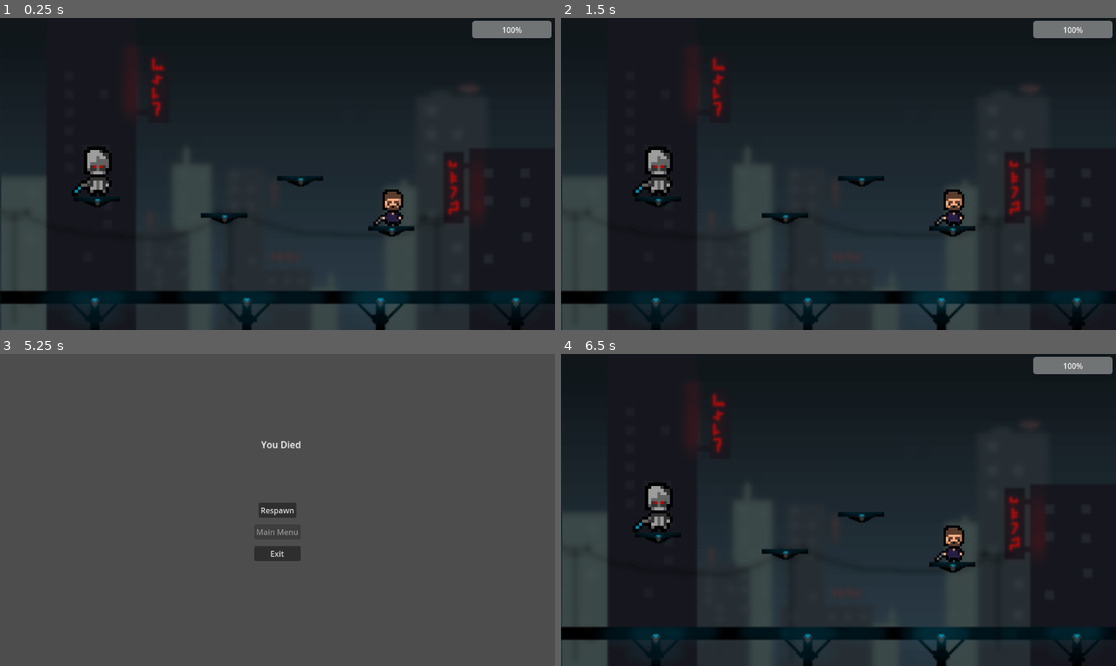
Above: before the commit, frames 1-4 (two rows, left to right).
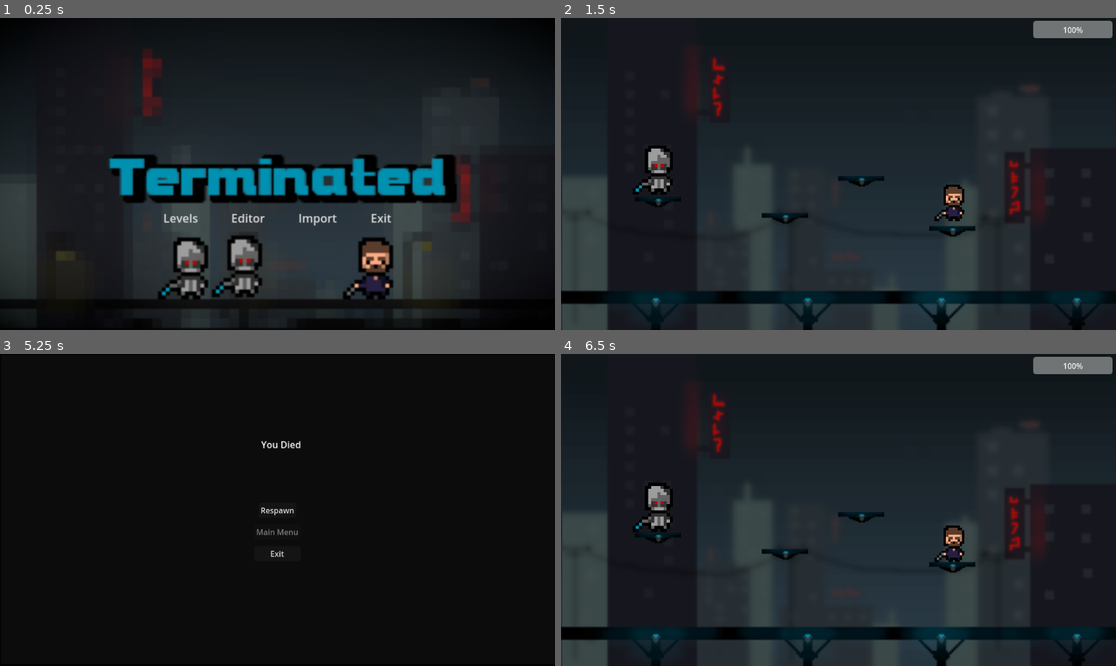
Above: after the commit, the same moments.

Repository: BadNerd/Terminated
Game: Godot game, scene res://UI/Main Menu.tscn
The game is run twice, just before and just after one commit, with the same random seed, the same clock (stepped at 60 frames per second) and the same inputs. Before the commit the project starts from res://Level0.tscn.
Inputs (mouse positions are in pixels of both pictures, inside the frame that each line leads up to; where the layout moved, square brackets give the same spot in the first picture):
- Up to frame 1 (0.25 s): no input
- Up to frame 2 (1.5 s): click (649, 170) at 0.52 s; click (744, 217) at 1.25 s, where only the run after the commit has a clickable "Levels"
- Up to frame 3 (5.25 s): click (88, 519) [88, 506] at 2 s; click (88, 494) at 2.77 s; tap Enter (ui_accept) at 3.5, 3.77, 4.52 s; move the mouse to (399, 494) at 3.52 s; press the mouse at (399, 494) at 3.53 s; hold Right (ui_right) 3.53-5.03 s; tap Middle mouse button (middle, bound only after the commit) at 3.8, 4.35 s; move the mouse to (166, 525) at 4.27 s; release the mouse at (166, 525) at 4.28 s; click (166, 525) at 4.55 s; move the mouse to (333, 441) at 5.02 s; press the mouse at (333, 441) at 5.03 s; hold Left (ui_left) from 5.03 s (still down)
- Up to frame 4 (6.5 s): tap Middle mouse button (middle, bound only after the commit) at 5.3 s; release Left (ui_left) at 5.75 s; release the mouse at (894, 441) at 5.75 s; click "Respawn" at 5.75 s

The runs differ from the first frame. In frame 1, 23% of the frame differs, in the area x 0-100%, y 0-100%; in frame 2, 0.6%; in frame 3, 100%; in frame 4, nothing differs.

Commit message:
Demo Done

Diff:
--- a/Game/Editor/Editor.gd
+++ b/Game/Editor/Editor.gd
@@ -1,7 +1,7 @@
 extends Control
 
 var obj = 2
-var objects = {enemies={}, platforms={}, player={"x"=0, "y"=0}}
+var objects = {enemies={}, platforms={}, player={"x"=0, "y"=0}, exit={"x"=0, "y"=0}}
 var p_count = 0
 var e_count = 0
 var cx = 0
@@ -11,36 +11,43 @@
 func _process(_delta):
 	$Player.position.x = objects["player"]["x"]
 	$Player.position.y = objects["player"]["y"]
+	$Exit.position.x = objects["exit"]["x"]
+	$Exit.position.y = objects["exit"]["y"]
 	if Input.is_action_pressed("ui_left"):
 		$BGS.translate(Vector2(5, 0))
-		position.x = $BGS.position.x
+		position.x = $BGS.position.x/10000000
 	if Input.is_action_pressed("ui_right"):
 		$BGS.translate(Vector2(-5, 0))
-		position.x = $BGS.position.x
+		position.x = $BGS.position.x/10000000
 
 func _unhandled_input(event):
+	if event.is_action_pressed("ui_cancel"):
+		get_tree().change_scene_to_file("res://UI/Main Menu.tscn")
 	if event.is_action_pressed("ui_rightclick"):
 		objects["player"]["x"] = make_canvas_position_local(get_viewport().get_mouse_position()).x
 		objects["player"]["y"] = make_canvas_position_local(get_viewport().get_mouse_position()).y
+	if event.is_action_pressed("middle"):
+		objects["exit"]["x"] = make_canvas_position_local(get_viewport().get_mouse_position()).x
+		objects["exit"]["y"] = make_canvas_position_local(get_viewport().get_mouse_position()).y
 	if event.is_action_pressed("place"):
 		if obj == 1:
 			var clone = enemy.instantiate()
 			clone.editing = true
 			clone.position = get_global_mouse_position()
-			objects["enemies"][e_count] = {}
-			objects["enemies"][e_count]["x"]=clone.position.x
-			objects["enemies"][e_count]["y"]=clone.position.y
-			objects["enemies"][e_count]["shoots"]=int(clone.shoots)
-			e_count+=1
-			add_child(clone)
+			#objects["enemies"][e_count] = {}
+			#objects["enemies"][e_count]["x"]=clone.position.x
+			#objects["enemies"][e_count]["y"]=clone.position.y
+			#objects["enemies"][e_count]["shoots"]=int(clone.shoots)
+			#e_count+=1
+			$Enemies.add_child(clone)
 		elif obj == 2:
 			var clone = platform.instantiate()
 			clone.position = get_global_mouse_position()
-			objects["platforms"][p_count] = {}
-			objects["platforms"][p_count]["x"]=clone.position.x
-			objects["platforms"][p_count]["y"]=clone.position.y
-			print(objects["platforms"][p_count])
-			p_count+=1
+			#objects["platforms"][p_count] = {}
+			#objects["platforms"][p_count]["x"]=clone.position.x
+			#objects["platforms"][p_count]["y"]=clone.position.y
+			#print(objects["platforms"][p_count])
+			#p_count+=1
 			$Blocks.add_child(clone)
 
 func _on_terminator_pressed():
@@ -51,8 +58,26 @@
 	obj = 2
 	print(obj)
 
-func save_map():
+func save_map(map):
+	for clone in $Blocks.get_children():
+		objects["platforms"][p_count] = {}
+		objects["platforms"][p_count]["x"]=clone.position.x
+		objects["platforms"][p_count]["y"]=clone.position.y
+		print(objects["platforms"][p_count])
+		p_count+=1
+	for clone in $Enemies.get_children():
+		objects["enemies"][e_count] = {}
+		objects["enemies"][e_count]["x"]=clone.position.x
+		objects["enemies"][e_count]["y"]=clone.position.y
+		objects["enemies"][e_count]["shoots"]=int(clone.shoots)
+		e_count+=1
 	var json_data := JSON.stringify(objects)
-	var file_access := FileAccess.open("user://test.map", FileAccess.WRITE)
+	var file_access := FileAccess.open(map, FileAccess.WRITE)
 	file_access.store_line(json_data)
 	file_access.close()
+
+func _on_save_pressed():
+	$Camera2D/FileDialog.popup()
+
+func _on_file_dialog_file_selected(path):
+	save_map(path)
--- a/Game/Editor/Editor.tscn
+++ b/Game/Editor/Editor.tscn
@@ -6,6 +6,8 @@
 [ext_resource type="Texture2D" uid="uid://daxgep6i54i7n" path="res://Assets/TerminatorEnemyButton.png" id="2_j2nte"]
 [ext_resource type="PackedScene" uid="uid://bws8rm8ccbh50" path="res://Editor/Level.tscn" id="3_i2ay7"]
 [ext_resource type="PackedScene" uid="uid://qunr0qvamm83" path="res://Player/Player.tscn" id="5_dud7t"]
+
+[sub_resource type="BoxMesh" id="BoxMesh_1uxxw"]
 
 [node name="Editor" type="Control"]
 layout_mode = 3
@@ -18,15 +20,13 @@
 script = ExtResource("1_n6b47")
 metadata/_edit_use_anchors_ = true
 
-[node name="Level0" parent="." instance=ExtResource("3_i2ay7")]
+[node name="Level" parent="." instance=ExtResource("3_i2ay7")]
 visible = false
 editing = true
 
 [node name="Blocks" type="Node" parent="."]
 
-[node name="Player" parent="." instance=ExtResource("5_dud7t")]
-position = Vector2(880, 341)
-editing = true
+[node name="Enemies" type="Node" parent="."]
 
 [node name="BGS" type="Node2D" parent="."]
 
@@ -39,6 +39,15 @@
 position = Vector2(-605, 320)
 scale = Vector2(3.8, 3.8)
 texture = ExtResource("2_atdkf")
+
+[node name="Player" parent="." instance=ExtResource("5_dud7t")]
+position = Vector2(880, 341)
+editing = true
+
+[node name="Exit" type="MeshInstance2D" parent="."]
+position = Vector2(-1061.87, 260.875)
+scale = Vector2(49.7499, 121.75)
+mesh = SubResource("BoxMesh_1uxxw")
 
 [node name="Camera2D" type="Camera2D" parent="."]
 position = Vector2(-4, -5)
@@ -67,5 +76,19 @@
 layout_mode = 2
 icon = ExtResource("1_pih7n")
 
+[node name="Save" type="Button" parent="Camera2D"]
+offset_left = 1111.0
+offset_top = 612.0
+offset_right = 1155.0
+offset_bottom = 643.0
+text = "Save"
+
+[node name="FileDialog" type="FileDialog" parent="Camera2D"]
+initial_position = 2
+size = Vector2i(600, 400)
+access = 2
+
 [connection signal="pressed" from="Camera2D/ColorRect/HBoxContainer/Terminator" to="." method="_on_terminator_pressed"]
 [connection signal="pressed" from="Camera2D/ColorRect/HBoxContainer/Button" to="." method="_on_button_pressed"]
+[connection signal="pressed" from="Camera2D/Save" to="." method="_on_save_pressed"]
+[connection signal="file_selected" from="Camera2D/FileDialog" to="." method="_on_file_dialog_file_selected"]
--- /dev/null
+++ b/Game/Editor/LevelImport.tscn
@@ -0,0 +1,96 @@
+[gd_scene load_steps=9 format=3 uid="uid://tw8e7mp4hq38"]
+
+[ext_resource type="Script" path="res://Level0.gd" id="1_frfn7"]
+[ext_resource type="Texture2D" uid="uid://iyi2enag8n5w" path="res://Assets/FullBackground.png" id="2_q7ph6"]
+[ext_resource type="PackedScene" uid="uid://qunr0qvamm83" path="res://Player/Player.tscn" id="3_8w3hg"]
+
+[sub_resource type="RectangleShape2D" id="RectangleShape2D_f4b7u"]
+size = Vector2(1, 1)
+
+[sub_resource type="BoxMesh" id="BoxMesh_nyw4m"]
+
+[sub_resource type="RectangleShape2D" id="RectangleShape2D_xdcki"]
+size = Vector2(92, 827)
+
+[sub_resource type="BoxMesh" id="BoxMesh_cbmhu"]
+
+[sub_resource type="RectangleShape2D" id="RectangleShape2D_oo2ch"]
+size = Vector2(2335, 20)
+
+[node name="LevelImport" type="Node2D"]
+script = ExtResource("1_frfn7")
+import_json = true
+
+[node name="BG1" type="Sprite2D" parent="."]
+position = Vector2(575, 320)
+scale = Vector2(3.8, 3.8)
+texture = ExtResource("2_q7ph6")
+
+[node name="BG2" type="Sprite2D" parent="."]
+position = Vector2(-605, 320)
+scale = Vector2(3.8, 3.8)
+texture = ExtResource("2_q7ph6")
+
+[node name="Level" type="Node" parent="."]
+
+[node name="Platform" type="Node" parent="Level"]
+
+[node name="Enemies" type="Node" parent="Level"]
+
+[node name="Exit" type="Area2D" parent="Level"]
+position = Vector2(167, 0)
+
+[node name="CollisionShape2D" type="CollisionShape2D" parent="Level/Exit"]
+scale = Vector2(50, 120)
+shape = SubResource("RectangleShape2D_f4b7u")
+
+[node name="MeshInstance2D" type="MeshInstance2D" parent="Level/Exit"]
+scale = Vector2(50, 120)
+mesh = SubResource("BoxMesh_nyw4m")
+
+[node name="Borders" type="StaticBody2D" parent="Level"]
+
+[node name="CollisionShape2D" type="CollisionShape2D" parent="Level/Borders"]
+position = Vector2(-1171, 326)
+shape = SubResource("RectangleShape2D_xdcki")
+
+[node name="CollisionShape2D2" type="CollisionShape2D" parent="Level/Borders"]
+position = Vector2(1136, 334)
+shape = SubResource("RectangleShape2D_xdcki")
+
+[node name="Floor" type="Area2D" parent="Level"]
+position = Vector2(4, -77)
+
+[node name="MeshInstance2D" type="MeshInstance2D" parent="Level/Floor"]
+visible = false
+position = Vector2(573, 649.5)
+scale = Vector2(1156, 19)
+mesh = SubResource("BoxMesh_cbmhu")
+
+[node name="CollisionShape2D" type="CollisionShape2D" parent="Level/Floor"]
+position = Vector2(-14, 797)
+shape = SubResource("RectangleShape2D_oo2ch")
+
+[node name="Player" parent="." instance=ExtResource("3_8w3hg")]
+
+[node name="Camera2D" type="Camera2D" parent="."]
+anchor_mode = 0
+
+[node name="Bar" type="ProgressBar" parent="Camera2D"]
+offset_left = 980.0
+offset_top = 6.0
+offset_right = 1145.0
+offset_bottom = 42.0
+rounded = true
+
+[node name="FileDialog" type="FileDialog" parent="."]
+title = "Open a File"
+initial_position = 2
+size = Vector2i(600, 400)
+ok_button_text = "Open"
+file_mode = 0
+access = 2
+
+[connection signal="body_entered" from="Level/Exit" to="." method="_on_exit_body_entered"]
+[connection signal="body_entered" from="Level/Floor" to="." method="_on_floor_body_entered"]
+[connection signal="file_selected" from="FileDialog" to="." method="_on_file_dialog_file_selected"]
--- a/Game/Enemy/Enemy.gd
+++ b/Game/Enemy/Enemy.gd
@@ -37,5 +37,9 @@
 	$Timer.start()
 
 func _on_texture_button_pressed():
-	print(int(shoots))
-	shoots = not shoots
+	if editing:
+		print(int(shoots))
+		shoots = not shoots
+
+func _on_texture_button_2_pressed():
+	if editing: queue_free()
--- a/Game/Enemy/Enemy.tscn
+++ b/Game/Enemy/Enemy.tscn
@@ -41,12 +41,18 @@
 
 [node name="TextureButton" type="TextureButton" parent="."]
 offset_left = -177.0
+offset_top = -7.0
+offset_right = 110.0
+offset_bottom = 180.0
+
+[node name="TextureButton2" type="TextureButton" parent="."]
+offset_left = -177.0
 offset_top = -173.0
 offset_right = 110.0
-offset_bottom = 180.0
-button_mask = 2
+offset_bottom = 3.0
 
 [connection signal="body_entered" from="EnemyLeft" to="." method="_on_area_2d_body_entered"]
 [connection signal="body_entered" from="EnemyRight" to="." method="_on_area_2d_body_entered"]
 [connection signal="timeout" from="Timer" to="." method="_on_timer_timeout"]
 [connection signal="pressed" from="TextureButton" to="." method="_on_texture_button_pressed"]
+[connection signal="pressed" from="TextureButton2" to="." method="_on_texture_button_2_pressed"]
--- a/Game/Level0.gd
+++ b/Game/Level0.gd
@@ -3,7 +3,10 @@
 @export var level_end: int = -1223
 @export var import_json: bool = false
 @export var editing: bool = false
+var filename = null
 var r_preload = preload("res://Player/Rocket/Rocket.tscn")
+var p_preload = preload("res://UI/Platform.tscn")
+var e_preload = preload("res://Enemy/Enemy.tscn")
 
 func _input(event):
 	if event.is_action_pressed("rocket") and not editing:
@@ -25,6 +28,43 @@
 	if body.name == "Player":
 		$Player.health = 0
 
+func _ready():
+	if import_json:
+		$Player.editing = true
+		$FileDialog.popup()
+
 func _on_exit_body_entered(body):
 	if body.name == "Player":
+		if import_json:
+			Global.level = 10
 		Global.next_level()
+
+func _load(map, p):
+	if not FileAccess.file_exists(p):
+		return
+	var file_access := FileAccess.open(p, FileAccess.READ)
+	var json_data := file_access.get_line()
+	file_access.close()
+	var data: Dictionary = JSON.parse_string(json_data)
+	print(data)
+	for i in data["platforms"].values():
+		var clone = p_preload.instantiate()
+		clone.position.x = i["x"]
+		clone.position.y = i["y"]
+		$Level/Platform.add_child(clone)
+	for i in data["enemies"].values():
+		var clone = e_preload.instantiate()
+		clone.position.x = i["x"]
+		clone.position.y = i["y"]
+		clone.shoots = bool(i["shoots"])
+		$Level/Enemies.add_child(clone)
+	$Player.position.x = data["player"]["x"]
+	$Player.position.y = data["player"]["y"]
+	$Level/Exit.position.x = data["exit"]["x"]
+	$Level/Exit.position.y = data["exit"]["y"]
+
+func _on_file_dialog_file_selected(path):
+	Global.path = path
+	_load(self, path)
+	Global.level = 10
+	$Player.editing = false
--- a/Game/Player/Rocket/Rocket.gd
+++ b/Game/Player/Rocket/Rocket.gd
@@ -13,6 +13,9 @@
 	if "Enemy" in body.name:
 		body.queue_free()
 		queue_free()
+	if "Enemies" in body.get_parent().name:
+		body.queue_free()
+		queue_free()
 	if body.name == "Terminator Rocket":
 		body.queue_free()
 		queue_free()
--- a/Game/UI/Death.tscn
+++ b/Game/UI/Death.tscn
@@ -12,6 +12,14 @@
 grow_horizontal = 2
 grow_vertical = 2
 script = ExtResource("1_810m2")
+
+[node name="ColorRect" type="ColorRect" parent="."]
+layout_mode = 0
+offset_left = -574.0
+offset_top = -322.0
+offset_right = 576.0
+offset_bottom = 320.0
+color = Color(0.0470588, 0.0470588, 0.0470588, 1)
 
 [node name="Label" type="Label" parent="."]
 layout_mode = 1
--- /dev/null
+++ b/Game/UI/Main Menu.gd
@@ -0,0 +1,13 @@
+extends Control
+
+func _on_levels_pressed():
+	Global.teleport_level()
+
+func _on_editor_pressed():
+	get_tree().change_scene_to_file("res://Editor/Editor.tscn")
+
+func _on_exit_pressed():
+	get_tree().quit()
+
+func _on_import_pressed():
+	get_tree().change_scene_to_file("res://Editor/LevelImport.tscn")
--- /dev/null
+++ b/Game/UI/Main Menu.tscn
@@ -0,0 +1,66 @@
+[gd_scene load_steps=3 format=3 uid="uid://bme2utk10nxg6"]
+
+[ext_resource type="Script" path="res://UI/Main Menu.gd" id="1_bfd8g"]
+[ext_resource type="Texture2D" uid="uid://bgpipvne7ejx4" path="res://Assets/Title.png" id="1_cbcln"]
+
+[node name="Main Menu" type="Control"]
+layout_mode = 3
+anchors_preset = 8
+anchor_left = 0.5
+anchor_top = 0.5
+anchor_right = 0.5
+anchor_bottom = 0.5
+grow_horizontal = 2
+grow_vertical = 2
+script = ExtResource("1_bfd8g")
+
+[node name="Title" type="Sprite2D" parent="."]
+scale = Vector2(4, 4)
+texture = ExtResource("1_cbcln")
+
+[node name="HBoxContainer" type="HBoxContainer" parent="."]
+layout_mode = 0
+offset_left = -243.0
+offset_top = 62.0
+offset_right = 96.0
+offset_bottom = 102.0
+scale = Vector2(1.5, 1.5)
+
+[node name="Levels" type="Button" parent="HBoxContainer"]
+layout_mode = 2
+text = "Levels"
+flat = true
+
+[node name="Label" type="Label" parent="HBoxContainer"]
+layout_mode = 2
+text = "       "
+
+[node name="Editor" type="Button" parent="HBoxContainer"]
+layout_mode = 2
+text = "Editor
+"
+flat = true
+
+[node name="Label2" type="Label" parent="HBoxContainer"]
+layout_mode = 2
+text = "       "
+
+[node name="Import" type="Button" parent="HBoxContainer"]
+layout_mode = 2
+text = "Import
+"
+flat = true
+
+[node name="Label3" type="Label" parent="HBoxContainer"]
+layout_mode = 2
+text = "       "
+
+[node name="Exit" type="Button" parent="HBoxContainer"]
+layout_mode = 2
+text = "Exit"
+flat = true
+
+[connection signal="pressed" from="HBoxContainer/Levels" to="." method="_on_levels_pressed"]
+[connection signal="pressed" from="HBoxContainer/Editor" to="." method="_on_editor_pressed"]
+[connection signal="pressed" from="HBoxContainer/Import" to="." method="_on_import_pressed"]
+[connection signal="pressed" from="HBoxContainer/Exit" to="." method="_on_exit_pressed"]
--- a/Game/UI/Win.gd
+++ b/Game/UI/Win.gd
@@ -8,4 +8,7 @@
 	get_tree().quit()
 
 func _on_texture_button_pressed():
-	print("This was taken from the internet!")
+	pass
+
+func _on_main_menu_pressed():
+	get_tree().change_scene_to_file("res://UI/Main Menu.tscn")
--- a/Game/UI/Win.tscn
+++ b/Game/UI/Win.tscn
@@ -40,13 +40,28 @@
 anchor_top = 0.5
 anchor_right = 0.5
 anchor_bottom = 0.5
-offset_left = -30.0
+offset_left = -73.0
 offset_top = -15.5
-offset_right = 30.0
+offset_right = 77.0
 offset_bottom = 15.5
 grow_horizontal = 2
 grow_vertical = 2
 text = "Replay"
+
+[node name="Main Menu" type="Button" parent="."]
+layout_mode = 1
+anchors_preset = 8
+anchor_left = 0.5
+anchor_top = 0.5
+anchor_right = 0.5
+anchor_bottom = 0.5
+offset_left = -72.0
+offset_top = 31.0
+offset_right = 78.0
+offset_bottom = 62.0
+grow_horizontal = 2
+grow_vertical = 2
+text = "Main menu"
 
 [node name="Exit" type="Button" parent="."]
 layout_mode = 1
@@ -55,9 +70,9 @@
 anchor_top = 0.5
 anchor_right = 0.5
 anchor_bottom = 0.5
-offset_left = -18.5
+offset_left = -72.0
 offset_top = 76.0
-offset_right = 18.5
+offset_right = 78.0
 offset_bottom = 107.0
 grow_horizontal = 2
 grow_vertical = 2
@@ -65,9 +80,9 @@
 
 [node name="TextureButton" type="TextureButton" parent="."]
 layout_mode = 0
-offset_left = 556.0
+offset_left = 531.0
 offset_top = 220.0
-offset_right = 596.0
+offset_right = 595.0
 offset_bottom = 260.0
 scale = Vector2(1.5, 1.5)
 texture_normal = ExtResource("2_kgjyg")
@@ -77,5 +92,6 @@
 texture_focused = ExtResource("2_kgjyg")
 
 [connection signal="pressed" from="Replay" to="." method="_on_replay_pressed"]
+[connection signal="pressed" from="Main Menu" to="." method="_on_main_menu_pressed"]
 [connection signal="pressed" from="Exit" to="." method="_on_exit_pressed"]
 [connection signal="pressed" from="TextureButton" to="." method="_on_texture_button_pressed"]
--- a/Game/global.gd
+++ b/Game/global.gd
@@ -3,12 +3,15 @@
 var level: int = 0
 var health: int = 100
 var paused: bool = false
+var path: String = ""
 const max_level: int = 1
 
 func teleport_level():
 	get_tree().change_scene_to_file("res://Level"+str(level)+".tscn")
 
 func next_level():
+	if level == 10:
+		get_tree().change_scene_to_file("res://Editor/LevelImport.tscn")
 	if level >= max_level:
 		get_tree().change_scene_to_file("res://UI/Win.tscn")
 	else:
--- a/Game/project.godot
+++ b/Game/project.godot
@@ -10,14 +10,20 @@
 
 [application]
 
-config/name="Game"
-run/main_scene="res://Level0.tscn"
+config/name="Terminated"
+run/main_scene="res://UI/Main Menu.tscn"
 config/features=PackedStringArray("4.1", "Forward Plus")
 config/icon="res://icon.svg"
 
 [autoload]
 
 Global="*res://global.gd"
+
+[display]
+
+window/main_scene="res://Level0.tscn"
+window/name="Game"
+window/defaults/default_clear_color=Color(0.3, 0.3, 0.3, 1)
 
 [editor]
 
@@ -45,3 +51,16 @@
 "events": [Object(InputEventKey,"resource_local_to_scene":false,"resource_name":"","device":-1,"window_id":0,"alt_press …(194 unchanged characters)…
 ]
 }
+middle={
+"deadzone": 0.5,
+"events": [Object(InputEventMouseButton,"resource_local_to_scene":false,"resource_name":"","device":-1,"window_id":0,"alt_pressed":false,"shift_pressed":false,"ctrl_pressed":false,"meta_pressed":false,"button_mask":0,"position":Vector2(0, 0),"global_position":Vector2(0, 0),"factor":1.0,"button_index":3,"canceled":false,"pressed":false,"double_click":false,"script":null)
+]
+}
+esc={
+"deadzone": 0.5,
+"events": []
+}
+
+[rendering]
+
+environment/defaults/default_clear_color=Color(0.00784314, 0.00784314, 0.00784314, 1)
Binary file changed: Game/Assets/Pizza.png
Binary file added: Game/Assets/Title.png
Not shown, changed: Game/Assets/Title.png.import
Not shown: 1 places in Game/Editor/Editor.tscn that only renumber resources
Not shown: 1 places in Game/UI/Win.tscn that only renumber resources
